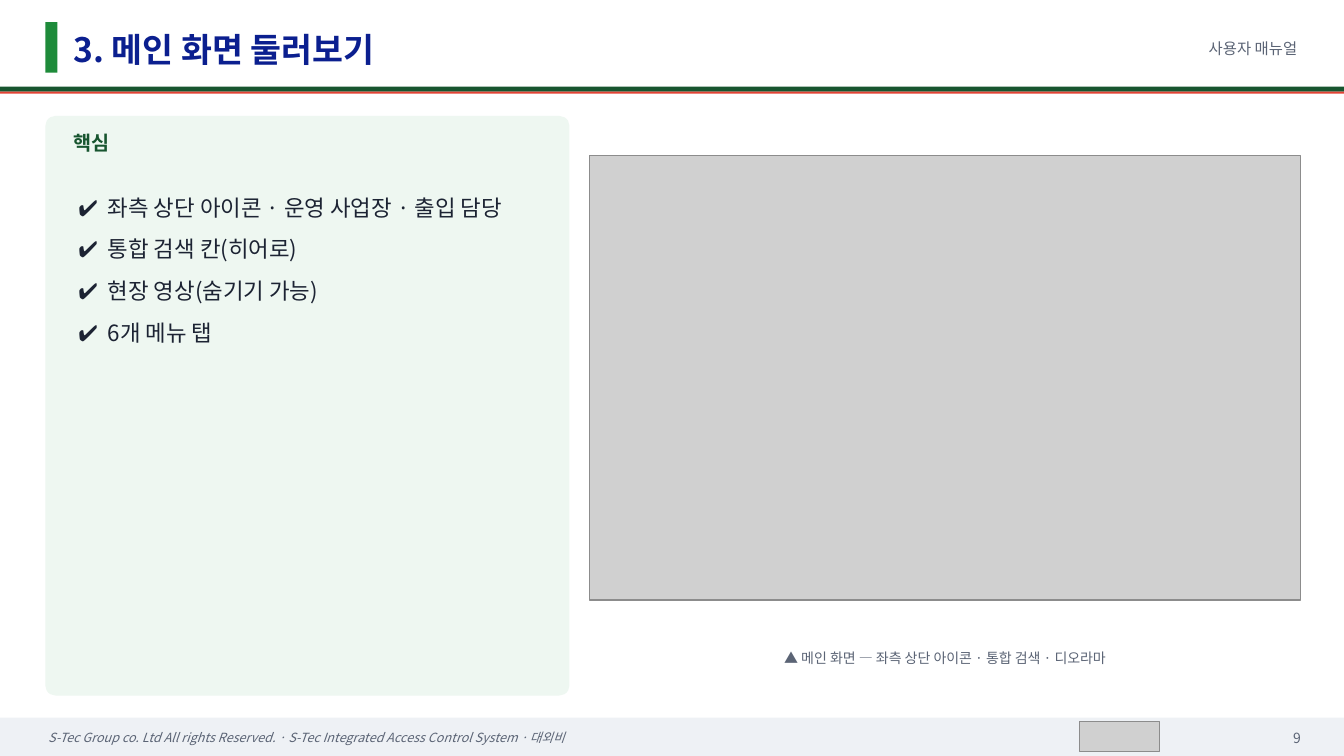
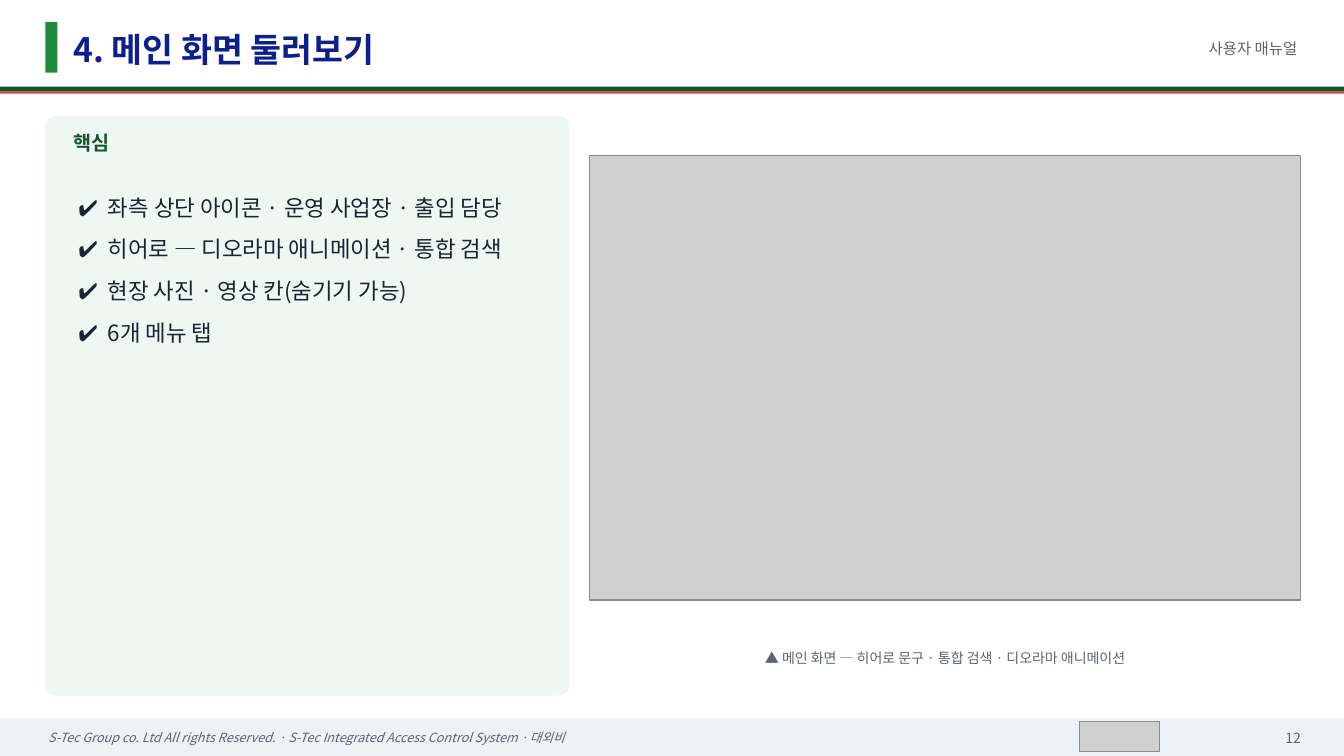
Before and after one commit to sadness500-boop/S-Tec-Integrated-Access-Control-System, a slide deck: slide 12 of docs/매뉴얼/에스텍_통합출입관리시스템_사용자매뉴얼.pptx (slide 9 before the commit). Drawn at 1344x756 pixels with LibreOffice and Linux fonts; fonts in the diff are those of the drawing; grey boxes stand for pictures. Boxes give left, top, right and bottom in pixels: in the first picture for what was removed or moved away, otherwise in the second. Text is boxed around its words. In the diff, an @@ line names an element or a change of style, - is before the commit and + after.

```diff
--- a/docs/매뉴얼/에스텍_통합출입관리시스템_사용자매뉴얼.pptx
+++ b/docs/매뉴얼/에스텍_통합출입관리시스템_사용자매뉴얼.pptx
@@ text at [73,33,375,65]: text changed @@
-3. 메인 화면 둘러보기
+4. 메인 화면 둘러보기
@@ text at [108,238,502,304]: text changed @@
-✔ 통합 검색 칸(히어로)
-✔ 현장 영상(숨기기 가능)
+✔ 히어로 — 디오라마 애니메이션 · 통합 검색
+✔ 현장 사진 · 영상 칸(숨기기 가능)
@@ text at [782,651,1125,664]: text changed @@
-▲ 메인 화면 — 좌측 상단 아이콘 · 통합 검색 · 디오라마
+▲ 메인 화면 — 히어로 문구 · 통합 검색 · 디오라마 애니메이션
@@ text at [1285,732,1301,743]: text changed @@
-9
+12
```
Also in this commit, not shown: 36 other slides changed, 7 slides added, 28 other files.
